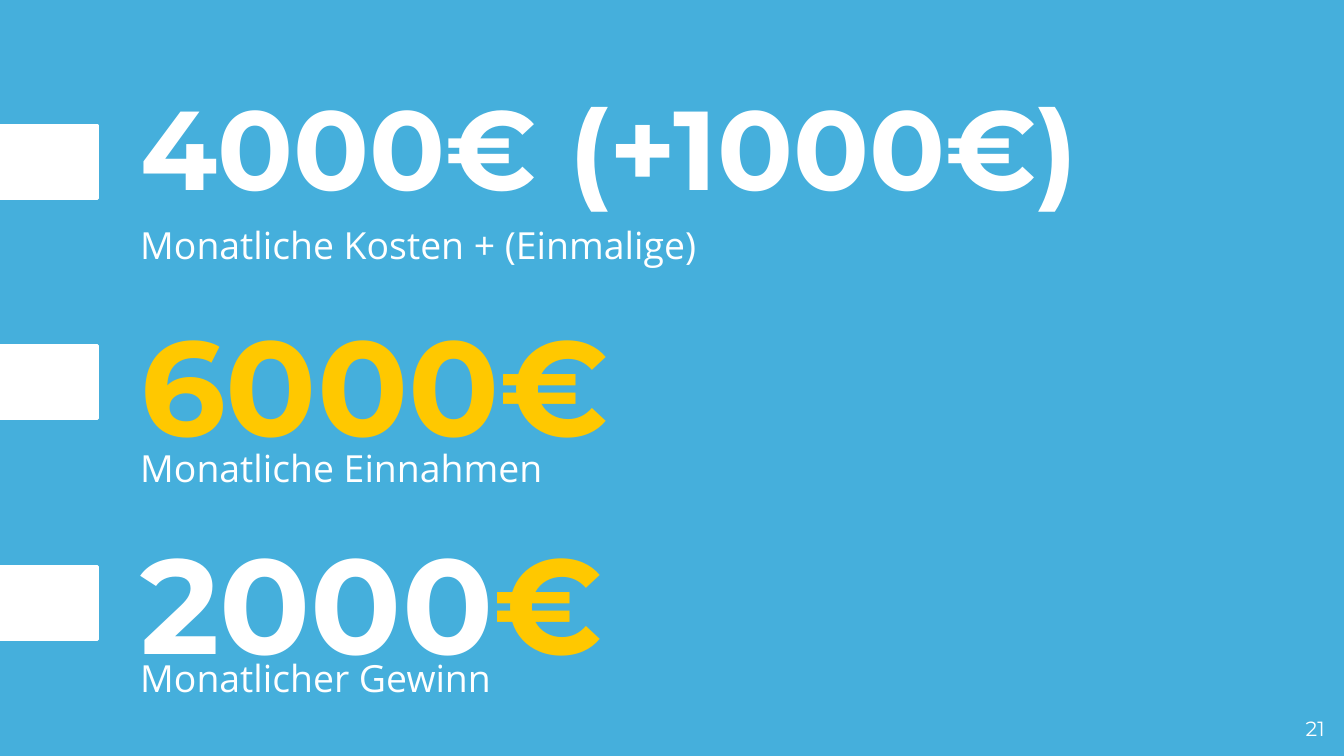
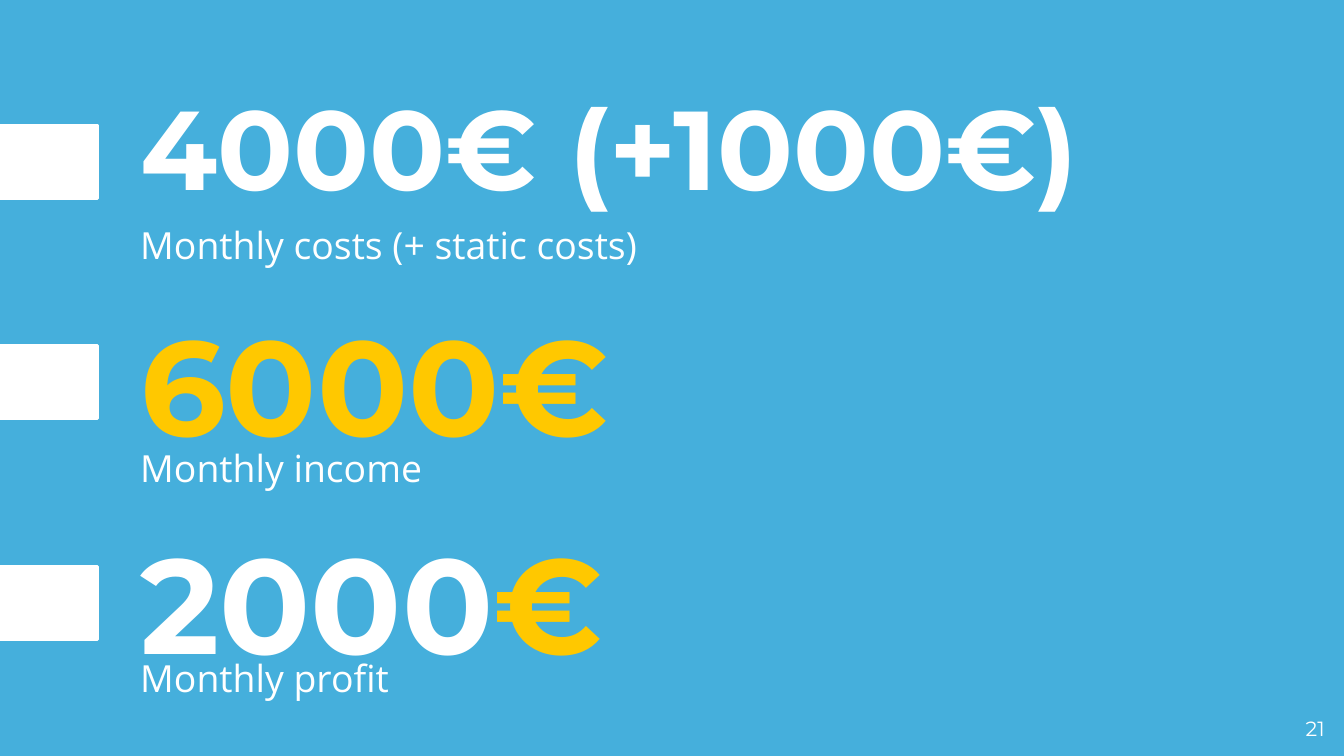
Before and after one commit to hakrrr/Giranimo, a slide deck: slide 21 of Presentation/Pitch.pptx. Drawn at 1344x756 pixels with LibreOffice and Linux fonts; fonts in the diff are those of the drawing. Boxes give left, top, right and bottom in pixels: in the first picture for what was removed or moved away, otherwise in the second. Text is boxed around its words. In the diff, an @@ line names an element or a change of style, - is before the commit and + after.

```diff
--- a/Presentation/Pitch.pptx
+++ b/Presentation/Pitch.pptx
@@ subtitle at <box>140,230,637,268</box>: text changed @@
-Monatliche Kosten + (Einmalige)
+Monthly costs (+ static costs)
@@ subtitle at <box>140,453,423,491</box>: text changed @@
-Monatliche Einnahmen
+Monthly income
@@ subtitle at <box>140,663,389,701</box>: text changed @@
-Monatlicher Gewinn
+Monthly profit
```
Also in this commit, not shown: 16 other slides changed.
